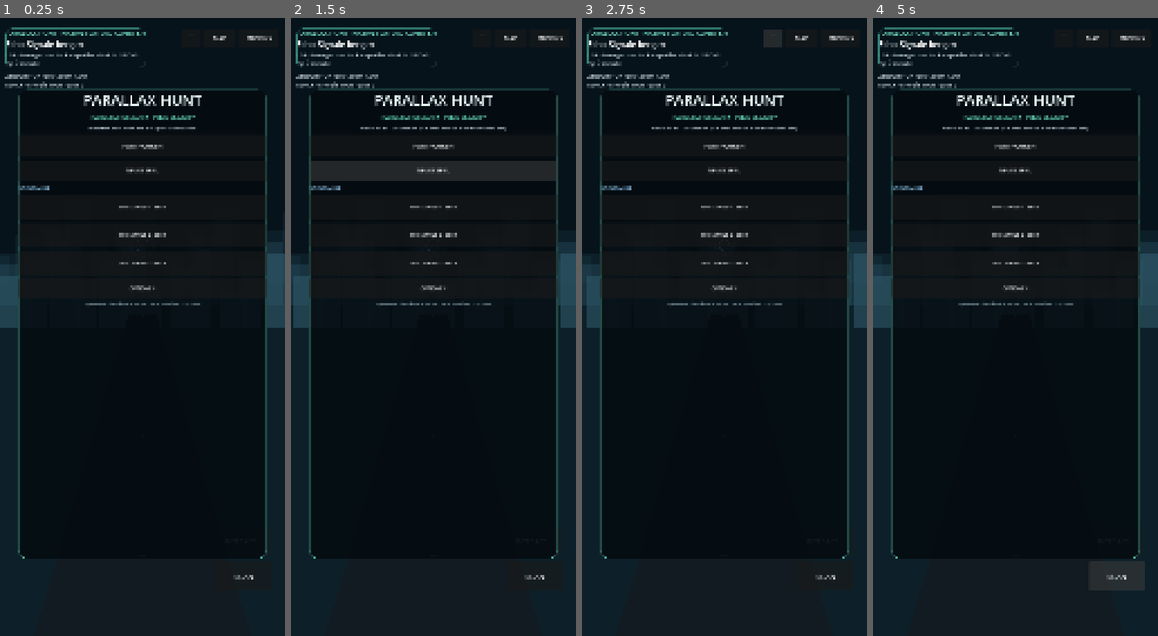
Above: before the commit, frames 1-4 (left to right).
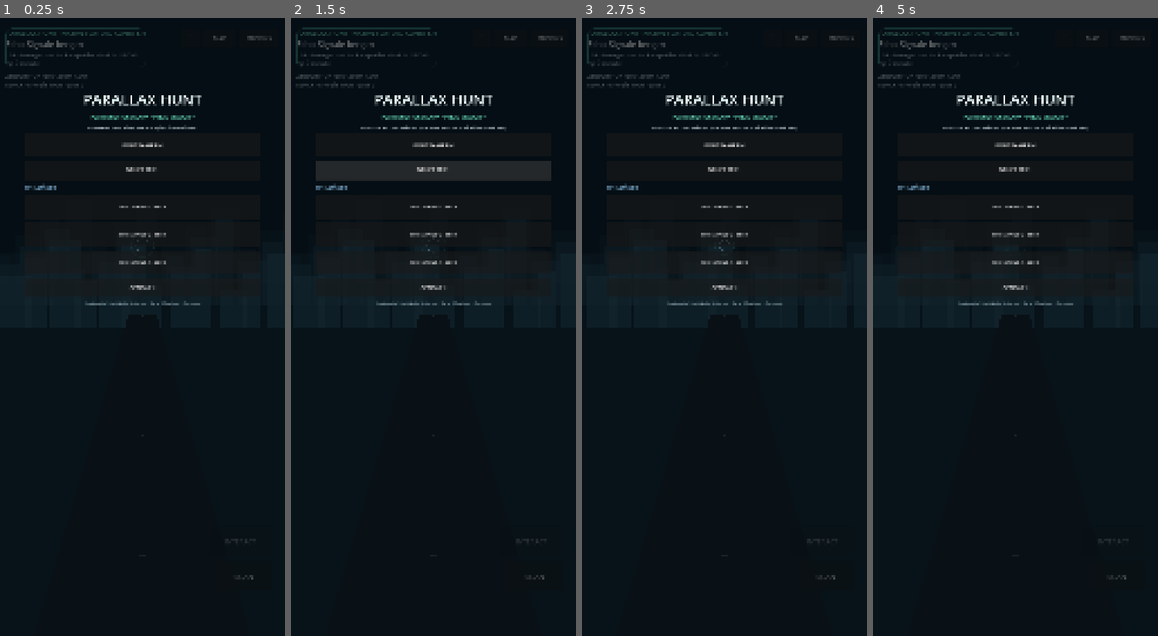
Above: after the commit, the same moments.

Repository: chekento/parallaxhunt
Game: Godot game, scene res://scenes/Main.tscn
The game is run twice, just before and just after one commit, with the same random seed, the same clock (stepped at 60 frames per second) and the same inputs.
Inputs:
- Up to frame 1 (0.25 s): no input
- Up to frame 2 (1.5 s): click "NEUES SPIEL" at 0.5 s; click "NEUES SPIEL" at 1.25 s
- Up to frame 3 (2.75 s): click "☰" at 2 s
- Up to frame 4 (5 s): click "MAP" at 2.75 s; click "MISSIONS" at 3.5 s; click "SCAN" at 4.25 s

The runs differ from the first frame. In frame 1, 5.1% of the frame differs, in the area x 0-100%, y 1-91%; in frame 2, 5.2%; in frame 3, 5.2%; in frame 4, 6.0%, in the area x 0-100%, y 1-93%.

Commit message:
Make main menu a true fullscreen input overlay

Diff:
--- a/scripts/main.gd
+++ b/scripts/main.gd
@@ -973,16 +973,23 @@
 
     # Full-screen native main menu. Added last so it owns input while visible.
     main_menu_panel = PanelContainer.new()
-    main_menu_panel.position = Vector2(70,270)
-    main_menu_panel.size = Vector2(940,1780)
+    main_menu_panel.position = Vector2(0,0)
+    main_menu_panel.size = Vector2(1080,2340)
     var msb := StyleBoxFlat.new()
-    msb.bg_color = Color(0.018,0.045,0.064,0.88)
+    msb.bg_color = Color(0.018,0.045,0.064,0.66)
     msb.border_color = Color(0.45,0.95,0.82,0.32)
     msb.set_border_width_all(2)
     msb.corner_radius_top_left = 34
     msb.corner_radius_top_right = 34
     msb.corner_radius_bottom_left = 34
-    msb.corner_radius_bottom_right = 34
+    msb.corner_radius_bottom_right = 0
+    msb.corner_radius_top_left = 0
+    msb.corner_radius_top_right = 0
+    msb.corner_radius_bottom_left = 0
+    msb.content_margin_left = 95.0
+    msb.content_margin_right = 95.0
+    msb.content_margin_top = 270.0
+    msb.content_margin_bottom = 150.0
     main_menu_panel.add_theme_stylebox_override("panel",msb)
     var mvb := VBoxContainer.new()
     mvb.add_theme_constant_override("separation",14)
